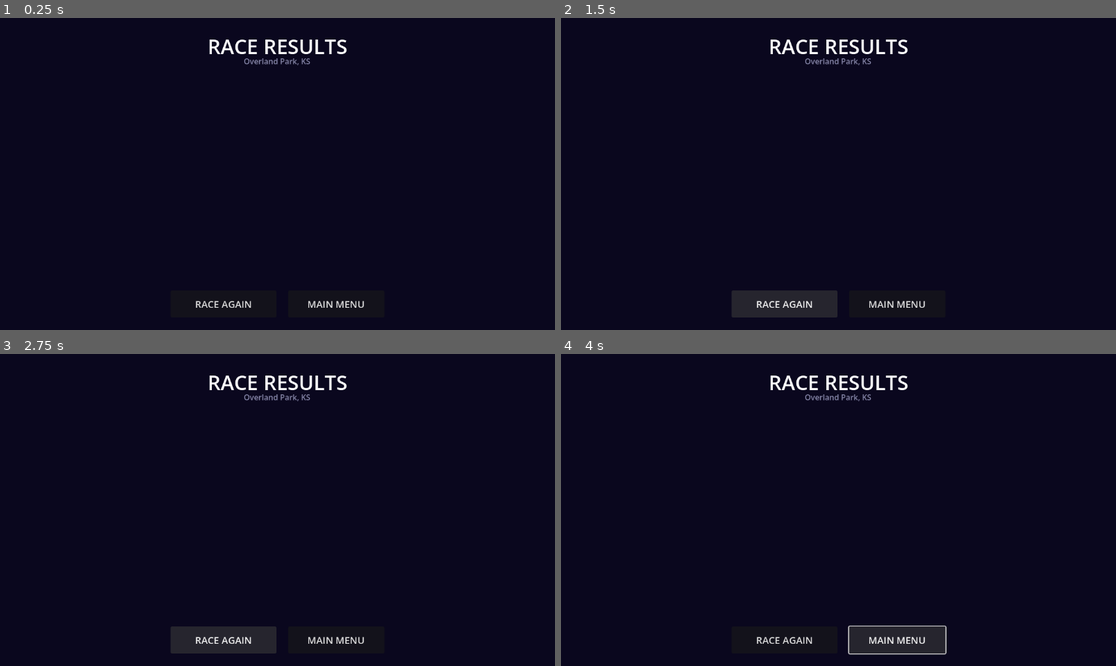
Above: before the commit, frames 1-4 (two rows, left to right).
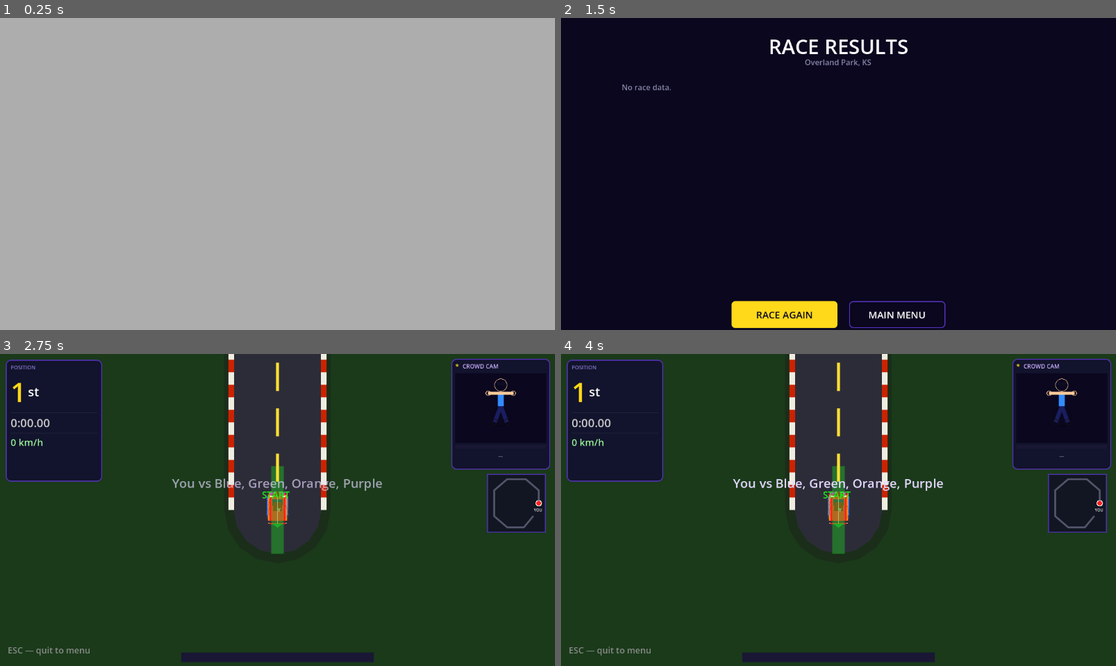
Above: after the commit, the same moments.

Repository: Carlos3652/racing-dodgio
Game: Godot game, scene res://results.tscn
Two runs of this game, one before a commit and one after it. Both use one fixed random seed, a clock stepped at 60 frames per second and the inputs below. This scene is started directly instead of the project's main scene.
Inputs (mouse positions are in pixels of both pictures, inside the frame that each line leads up to):
- Up to frame 1 (0.25 s): no input
- Up to frame 2 (1.5 s): click (783, 305) at 0.5 s, where only the run before the commit has a clickable "RACE AGAIN"; click (783, 305) at 1.25 s, where only the run before the commit has a clickable "RACE AGAIN"
- Up to frame 3 (2.75 s): click "RACE AGAIN" at 2 s
- Up to frame 4 (4 s): click (899, 641) at 2.75 s, where only the run before the commit has a clickable "MAIN MENU"; hold D (ui_right) from 3.53 s (still down)

The runs differ from the first frame. In frame 1, 100% of the frame differs, in the area x 0-100%, y 0-100%; in frame 2, 2.9%; in frame 3, 84%; in frame 4, 84%.
Error before the commit: Parse Error: Expression is of type "Node" so it can't be of type "Tween". (res://results.gd:50)

Commit message:
Fix cinematic finish sequence — 4 bugs causing invisible reveal
- CRIT: reveal_container (z=40) was hidden behind flash_rect (z=50);
  raised to z=55 and fade flash_rect out at start of Phase 2
- CRIT: skip tween-kill used get_children() which never finds Godot 4
  SceneTree-managed tweens; switched to get_processed_tweens()
- HIGH: position.y += offset stacked on repeated calls; snapshot rest
  positions before offsetting and tween back to snapshots
- MED: 0→TAU spin with EASE_IN_OUT looked stationary; changed to
  TRANS_CUBIC EASE_OUT over 1.2s for visible deceleration

Co-Authored-By: Claude Opus 4.6 <noreply@anthropic.com>

Diff:
--- a/results.gd
+++ b/results.gd
@@ -45,14 +45,16 @@
 
 
 func _skip_to_results() -> void:
-	# Kill all tweens
-	for child in get_children():
-		if child is Tween:
-			child.kill()
+	# Kill all active tweens owned by this node.
+	# In Godot 4, create_tween() tweens are SceneTree-managed and are NOT
+	# children of the node — get_children() will never find them.
+	for tw in get_tree().get_processed_tweens():
+		tw.kill()
 
 	# Clean up cinematic elements
 	if flash_rect:
-		flash_rect.color.a = 0.0
+		flash_rect.queue_free()
+		flash_rect = null
 	if reveal_container:
 		reveal_container.queue_free()
 		reveal_container = null
@@ -96,10 +98,18 @@
 	var winner = order[0]
 	var vp_size = get_viewport_rect().size
 
-	# Container for all reveal elements
+	# Fade the black flash_rect out now so the reveal is visible.
+	# flash_rect has z_index=50; we raise reveal_container above it (z=55)
+	# so content is never occluded.
+	if flash_rect:
+		var fade_tw = create_tween()
+		fade_tw.tween_property(flash_rect, "color:a", 0.0, 0.6).set_trans(Tween.TRANS_QUAD)
+		fade_tw.tween_callback(func(): if flash_rect: flash_rect.queue_free(); flash_rect = null)
+
+	# Container for all reveal elements — z_index MUST be above flash_rect (50)
 	reveal_container = Control.new()
 	reveal_container.set_anchors_preset(Control.PRESET_FULL_RECT)
-	reveal_container.z_index = 40
+	reveal_container.z_index = 55
 	add_child(reveal_container)
 
 	# ── "1ST PLACE" letter drop-in ────────────────────────────────────────
@@ -155,10 +165,14 @@
 	winner_car.modulate.a = 0.0
 	reveal_container.add_child(winner_car)
 
+	# Ensure rotation starts at 0 before tweening to TAU (one full clockwise spin).
+	# TRANS_SINE ease-in-out on 0→TAU produces identical start/end angle visually
+	# (car looks stationary). Use TRANS_BACK EASE_OUT instead for a visible overshoot.
+	winner_car.rotation = 0.0
 	var ctw = create_tween()
 	ctw.tween_interval(0.08 * reveal_text.length() + 0.1)
 	ctw.tween_property(winner_car, "modulate:a", 1.0, 0.3)
-	ctw.tween_property(winner_car, "rotation", TAU, 1.0).set_trans(Tween.TRANS_SINE).set_ease(Tween.EASE_IN_OUT)
+	ctw.tween_property(winner_car, "rotation", TAU, 1.2).set_trans(Tween.TRANS_CUBIC).set_ease(Tween.EASE_OUT)
 
 	# ── Time display ──────────────────────────────────────────────────────
 	var time_lbl = Label.new()
@@ -208,18 +222,17 @@
 		return
 	phase = Phase.RESULTS
 
-	# Fade out the black overlay
+	# flash_rect was already faded out and freed at the start of Phase 2.
+	# Guard in case the player skipped during Phase 1 (flash_rect still alive).
 	if flash_rect:
-		var ftw = create_tween()
-		ftw.tween_property(flash_rect, "color:a", 0.0, 0.4)
-		ftw.tween_callback(func(): flash_rect.queue_free(); flash_rect = null)
-
-	# Shrink + move reveal container to top-right corner
+		flash_rect.queue_free()
+		flash_rect = null
+
+	# Fade out and free the reveal container
 	if reveal_container:
 		var rtw = create_tween()
-		rtw.set_parallel(true)
 		rtw.tween_property(reveal_container, "modulate:a", 0.0, 0.5)
-		rtw.chain().tween_callback(func():
+		rtw.tween_callback(func():
 			if reveal_container:
 				reveal_container.queue_free()
 				reveal_container = null
@@ -228,26 +241,32 @@
 	# Build and show results
 	_build_results()
 
-	# Slide everything in from below
+	# Snapshot the resting positions BEFORE we offset them — this prevents
+	# double-offset if _start_phase_results() is somehow called twice.
 	var vp_h = get_viewport_rect().size.y
 
-	$Title.position.y += vp_h * 0.5
-	$Subtitle.position.y += vp_h * 0.5
-	$ContentVBox.position.y += vp_h * 0.5
-	$ButtonRow.position.y += vp_h * 0.3
+	var title_rest    = $Title.position.y
+	var subtitle_rest = $Subtitle.position.y
+	var content_rest  = $ContentVBox.position.y
+	var buttons_rest  = $ButtonRow.position.y
+
+	$Title.position.y       = title_rest    + vp_h * 0.5
+	$Subtitle.position.y    = subtitle_rest + vp_h * 0.5
+	$ContentVBox.position.y = content_rest  + vp_h * 0.5
+	$ButtonRow.position.y   = buttons_rest  + vp_h * 0.3
 
 	var stw = create_tween()
 	stw.tween_property($Title, "modulate:a", 1.0, 0.3)
-	stw.parallel().tween_property($Title, "position:y", $Title.position.y - vp_h * 0.5, 0.6).set_trans(Tween.TRANS_QUAD).set_ease(Tween.EASE_OUT)
+	stw.parallel().tween_property($Title, "position:y", title_rest, 0.6).set_trans(Tween.TRANS_QUAD).set_ease(Tween.EASE_OUT)
 
 	stw.parallel().tween_property($Subtitle, "modulate:a", 1.0, 0.3).set_delay(0.08)
-	stw.parallel().tween_property($Subtitle, "position:y", $Subtitle.position.y - vp_h * 0.5, 0.6).set_trans(Tween.TRANS_QUAD).set_ease(Tween.EASE_OUT).set_delay(0.08)
+	stw.parallel().tween_property($Subtitle, "position:y", subtitle_rest, 0.6).set_trans(Tween.TRANS_QUAD).set_ease(Tween.EASE_OUT).set_delay(0.08)
 
 	stw.parallel().tween_property($ContentVBox, "modulate:a", 1.0, 0.3).set_delay(0.16)
-	stw.parallel().tween_property($ContentVBox, "position:y", $ContentVBox.position.y - vp_h * 0.5, 0.6).set_trans(Tween.TRANS_QUAD).set_ease(Tween.EASE_OUT).set_delay(0.16)
+	stw.parallel().tween_property($ContentVBox, "position:y", content_rest, 0.6).set_trans(Tween.TRANS_QUAD).set_ease(Tween.EASE_OUT).set_delay(0.16)
 
 	stw.parallel().tween_property($ButtonRow, "modulate:a", 1.0, 0.3).set_delay(0.3)
-	stw.parallel().tween_property($ButtonRow, "position:y", $ButtonRow.position.y - vp_h * 0.3, 0.5).set_trans(Tween.TRANS_QUAD).set_ease(Tween.EASE_OUT).set_delay(0.3)
+	stw.parallel().tween_property($ButtonRow, "position:y", buttons_rest, 0.5).set_trans(Tween.TRANS_QUAD).set_ease(Tween.EASE_OUT).set_delay(0.3)
 
 	stw.tween_callback(func(): $ButtonRow/RaceAgainButton.grab_focus())
 
